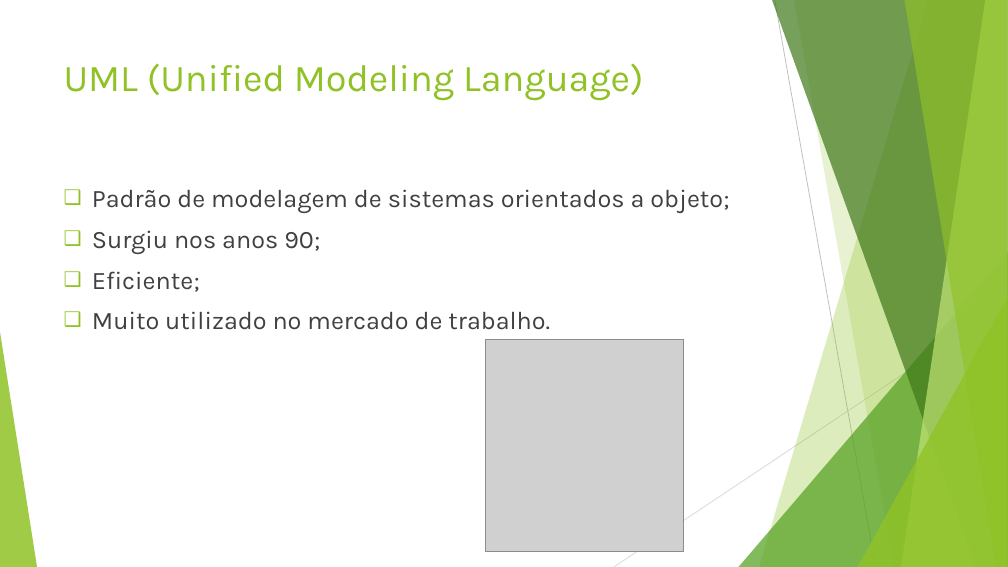
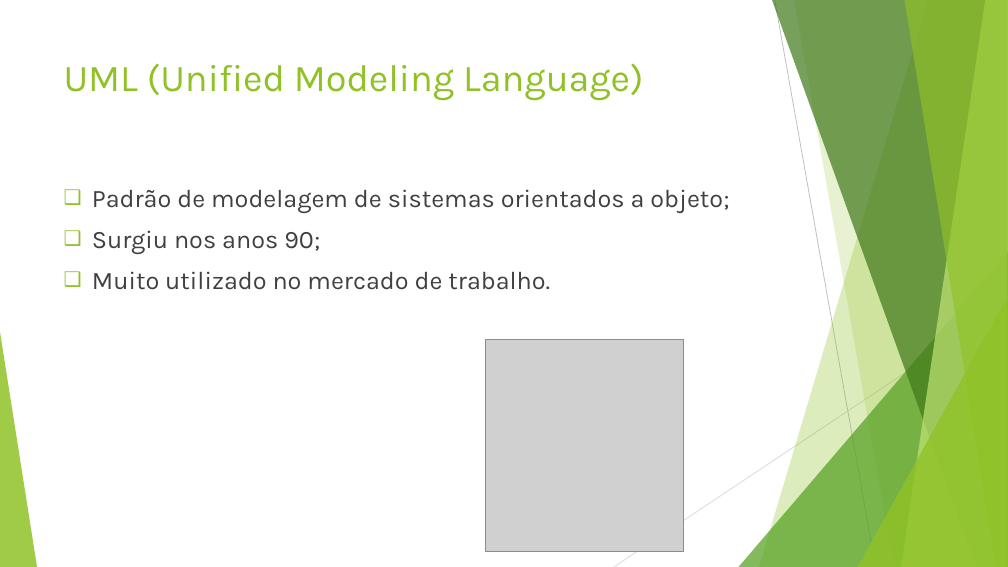
Before and after one commit to matheusrmartins/TCC, a slide deck: slide 8 of Docs/Apresentacao.pptx. Drawn at 1008x567 pixels with LibreOffice and Linux fonts; fonts in the diff are those of the drawing; grey boxes stand for pictures. Boxes give left, top, right and bottom in pixels: in the first picture for what was removed or moved away, otherwise in the second. Text is boxed around its words. In the diff, an @@ line names an element or a change of style, - is before the commit and + after.

Commit message:
Ajustes na apresentação

```diff
--- a/Docs/Apresentacao.pptx
+++ b/Docs/Apresentacao.pptx
@@ text at <box>92,271,200,292</box>: paragraph removed @@
-❑ Eficiente;
```
